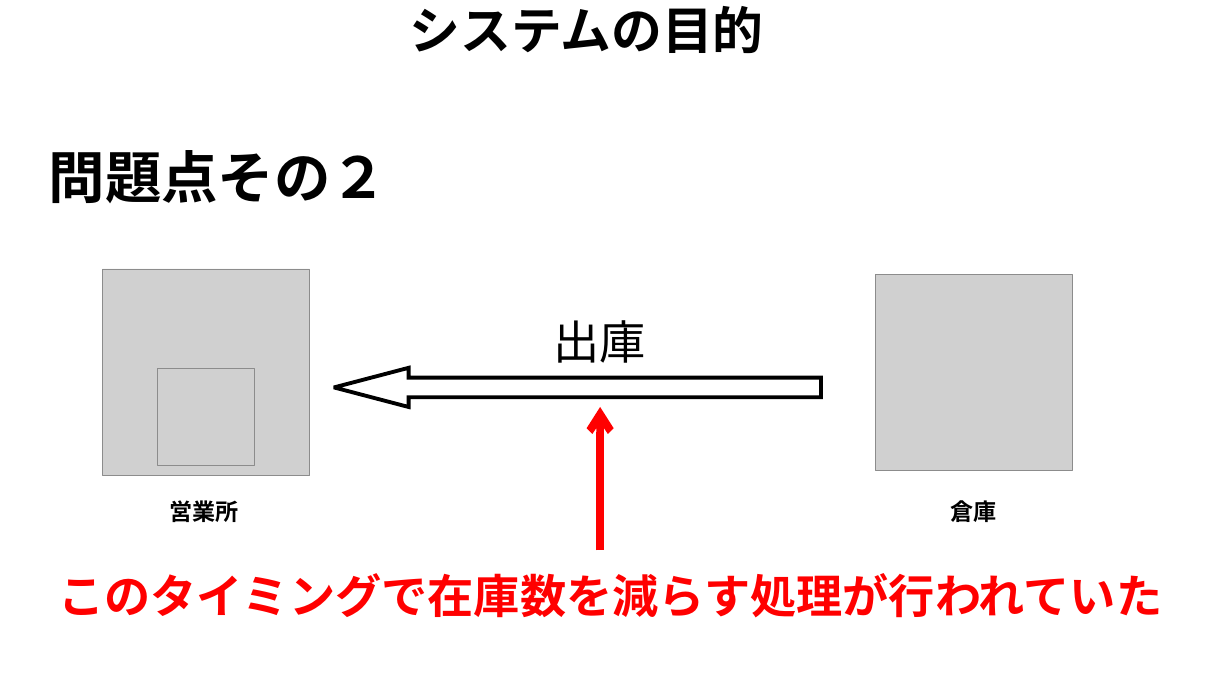
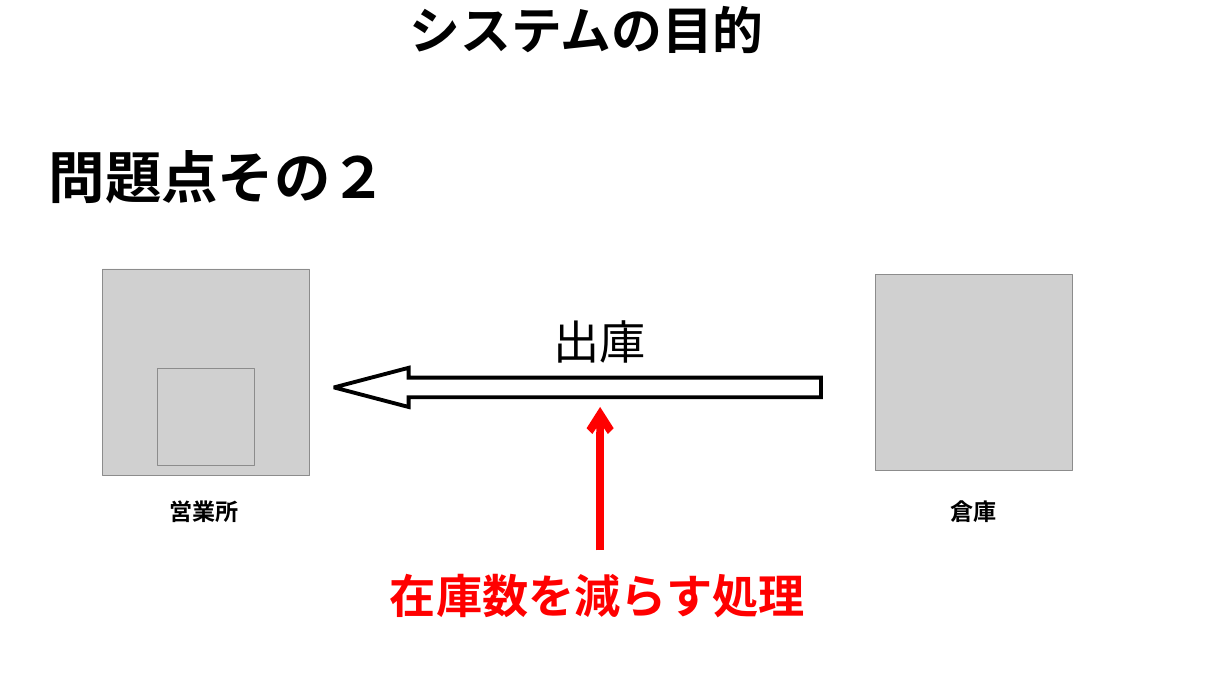
Before and after one commit to Yamanin3/system-devel, a slide deck: slide 3 of 企画発表プレゼンテーション.pptx. Drawn at 1232x693 pixels with LibreOffice and Linux fonts; fonts in the diff are those of the drawing; grey boxes stand for pictures; background and template pictures are left out. Boxes give left, top, right and bottom in pixels: in the first picture for what was removed or moved away, otherwise in the second. Text is boxed around its words. In the diff, an @@ line names an element or a change of style, - is before the commit and + after.

```diff
--- a/企画発表プレゼンテーション.pptx
+++ b/企画発表プレゼンテーション.pptx
@@ text at [390, 573, 805, 618]: text changed @@
-このタイミングで在庫数を減らす処理が行われていた
+在庫数を減らす処理
```
Also in this commit, not shown: 3 slides added.
